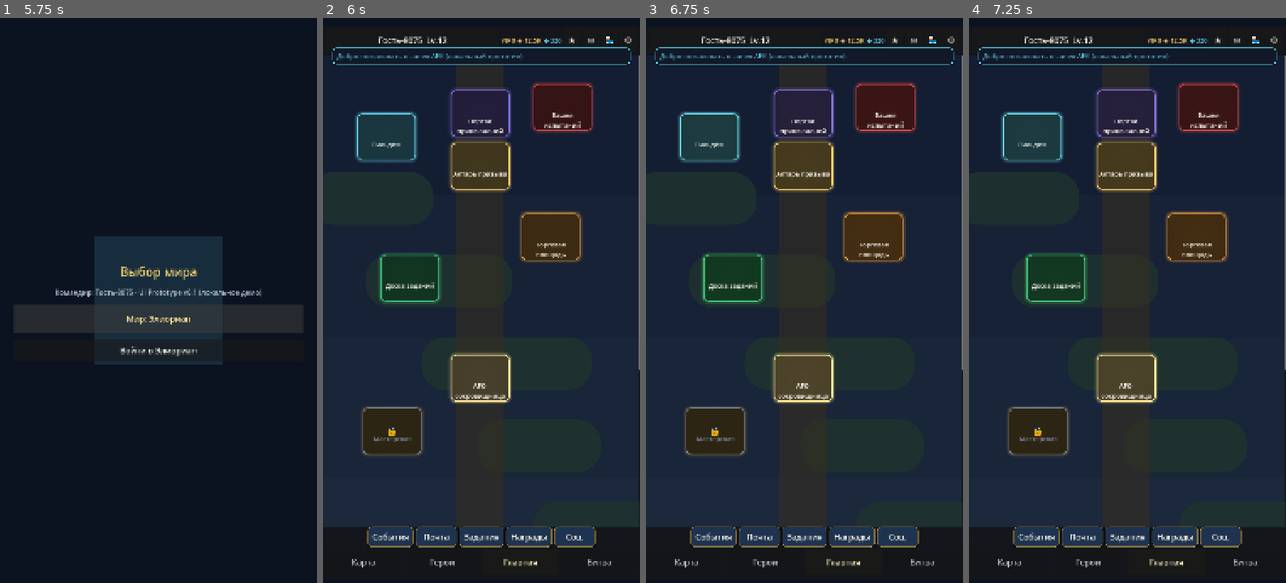
Above: before the commit, frames 1-4 (left to right).
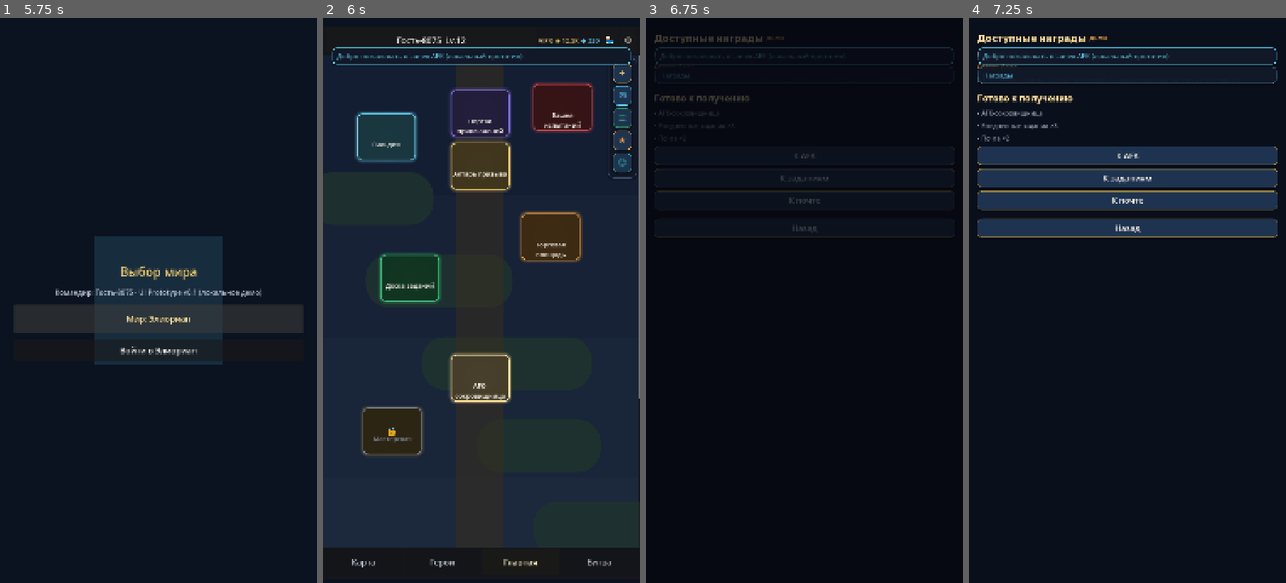
Above: after the commit, the same moments.

Repository: maillunex-lang/number5
Game: Godot game, scene res://scenes/bootstrap/splash.tscn
The game is run twice, just before and just after one commit, with the same random seed, the same clock (stepped at 60 frames per second) and the same inputs.
Inputs (mouse positions are in pixels of both pictures, inside the frame that each line leads up to):
- Up to frame 1 (5.75 s): tap Enter at 0.5 s; move the mouse to (228, 272) at 0.52 s; click (228, 272) at 0.67 s; move the mouse to (95, 328) at 1.27 s; click (95, 328) at 1.42 s; move the mouse to (190, 176) at 2.02 s; click (190, 176) at 2.17 s; click (158, 57) at 2.77 s; type "12" at 2.85 s; click (158, 80) at 3 s; type "12" at 3.08 s; click "Войти (локальное демо)" at 3.5 s; click "Гостевой вход" at 4.25 s; click "Мир: Элиориан" at 5 s
- Up to frame 2 (6 s): click "Войти в Элиориан" at 5.75 s
- Up to frame 3 (6.75 s): click "★" at 6.5 s
- Up to frame 4 (7.25 s): no input

Frame 1 is identical in both runs. In frame 2, 4.3% of the frame differs, in the area x 0-100%, y 3-94%; in frame 3, 78%, in the area x 0-100%, y 3-98%; in frame 4, 75%.

Commit message:
ui: move hub quick actions to top-right vertical icon rail
Remove bottom События/Почта/Задания/Награды/Соц bar from the hub
and place them as a vertical icon rail on the top-right. Drop
duplicate mail/rewards shortcuts from TopBar.

Co-authored-by: maillunex-lang <maillunex-lang@users.noreply.github.com>

Diff:
--- a/scenes/hub/hub_root.gd
+++ b/scenes/hub/hub_root.gd
@@ -8,7 +8,7 @@
 @onready var _near: Control = $Scroll/World/Near
 @onready var _buildings: Control = $Scroll/World/Buildings
 @onready var _fx: Control = $Scroll/World/FX
-@onready var _quick: HBoxContainer = $QuickBar/Row
+@onready var _side_rail: VBoxContainer = $SideRail/Col
 
 const WORLD_H := 2400.0
 const WORLD_W := 1080.0
@@ -147,21 +147,45 @@
 		_fx.add_child(glow)
 
 func _build_quick() -> void:
-	for c in _quick.get_children():
+	# Vertical icon rail, top-right (HUB-ACCESS-001 B quick entries).
+	for c in _side_rail.get_children():
 		c.queue_free()
+	$SideRail.add_theme_stylebox_override(
+		"panel",
+		UIFactory.panel_style(Color(0.07, 0.1, 0.16, 0.82), LunexColors.FRAME_OUTER, 18, 1)
+	)
 	var items := [
-		{"t": "События", "r": "HUB-04"},
-		{"t": "Почта", "r": "SOCIAL-04"},
-		{"t": "Задания", "r": "HUB-03"},
-		{"t": "Награды", "r": "GLOBAL-01"},
-		{"t": "Соц.", "r": "SOCIAL-01"},
+		{"icon": "✦", "tip": "События", "r": "HUB-04", "color": LunexColors.GOLD},
+		{"icon": "✉", "tip": "Почта", "r": "SOCIAL-04", "color": LunexColors.CYAN},
+		{"icon": "☰", "tip": "Задания", "r": "HUB-03", "color": LunexColors.EMERALD},
+		{"icon": "★", "tip": "Награды", "r": "GLOBAL-01", "color": LunexColors.AMBER},
+		{"icon": "☺", "tip": "Соц.", "r": "SOCIAL-01", "color": LunexColors.TEAL},
 	]
 	for it in items:
-		var b := UIFactory.fantasy_button(it.t, 52)
-		b.custom_minimum_size = Vector2(140, 52)
+		var b := Button.new()
+		b.custom_minimum_size = Vector2(64, 64)
+		b.text = str(it.icon)
+		b.tooltip_text = str(it.tip)
+		b.focus_mode = Control.FOCUS_NONE
+		b.add_theme_font_size_override("font_size", 30)
+		var st := UIFactory.button_styles()
+		var accent: Color = it.color
+		var normal: StyleBoxFlat = st.normal.duplicate()
+		normal.border_color = accent
+		normal.set_corner_radius_all(16)
+		b.add_theme_stylebox_override("normal", normal)
+		b.add_theme_stylebox_override("hover", st.hover)
+		b.add_theme_stylebox_override("pressed", st.pressed)
+		b.add_theme_color_override("font_color", accent)
+		b.add_theme_color_override("font_hover_color", LunexColors.GOLD_BRIGHT)
 		var route: String = it.r
-		b.pressed.connect(func(): ScreenRouter.go(route))
-		_quick.add_child(b)
+		var tip: String = it.tip
+		b.pressed.connect(func():
+			AudioManager.play_ui_tap()
+			NotificationManager.info(tip)
+			ScreenRouter.go(route)
+		)
+		_side_rail.add_child(b)
 
 func _on_building(def: Dictionary) -> void:
 	if def.locked:
--- a/scenes/hub/hub_root.tscn
+++ b/scenes/hub/hub_root.tscn
@@ -16,7 +16,6 @@
 anchors_preset = 15
 anchor_right = 1.0
 anchor_bottom = 1.0
-offset_bottom = -70.0
 grow_horizontal = 2
 grow_vertical = 2
 horizontal_scroll_mode = 0
@@ -59,17 +58,19 @@
 anchor_right = 1.0
 anchor_bottom = 1.0
 
-[node name="QuickBar" type="PanelContainer" parent="."]
+[node name="SideRail" type="PanelContainer" parent="."]
 layout_mode = 1
-anchors_preset = 12
-anchor_top = 1.0
+anchors_preset = 1
+anchor_left = 1.0
 anchor_right = 1.0
-anchor_bottom = 1.0
-offset_top = -70.0
-grow_horizontal = 2
+offset_left = -92.0
+offset_top = 12.0
+offset_right = -12.0
+offset_bottom = 420.0
+grow_horizontal = 0
 grow_vertical = 0
 
-[node name="Row" type="HBoxContainer" parent="QuickBar"]
+[node name="Col" type="VBoxContainer" parent="SideRail"]
 layout_mode = 2
-theme_override_constants/separation = 8
+theme_override_constants/separation = 10
 alignment = 1
--- a/scenes/shell/top_bar.gd
+++ b/scenes/shell/top_bar.gd
@@ -10,9 +10,7 @@
 	_shell = shell
 	_profile_btn.pressed.connect(func(): ScreenRouter.go("PROFILE-01"))
 	$Pad/Row/ShopBtn.pressed.connect(func(): ScreenRouter.go("HUB-06"))
-	$Pad/Row/MailBtn.pressed.connect(func(): ScreenRouter.go("SOCIAL-04"))
 	$Pad/Row/SettingsBtn.pressed.connect(func(): ScreenRouter.go("SETTINGS-01"))
-	$Pad/Row/RewardsBtn.pressed.connect(func(): ScreenRouter.go("GLOBAL-01"))
 	AppState.currencies_changed.connect(refresh)
 	refresh()
 
--- a/scenes/shell/top_bar.tscn
+++ b/scenes/shell/top_bar.tscn
@@ -44,16 +44,6 @@
 text = "◆ 0"
 vertical_alignment = 1
 
-[node name="RewardsBtn" type="Button" parent="Pad/Row"]
-custom_minimum_size = Vector2(56, 56)
-layout_mode = 2
-text = "★"
-
-[node name="MailBtn" type="Button" parent="Pad/Row"]
-custom_minimum_size = Vector2(56, 56)
-layout_mode = 2
-text = "✉"
-
 [node name="ShopBtn" type="Button" parent="Pad/Row"]
 custom_minimum_size = Vector2(56, 56)
 layout_mode = 2
